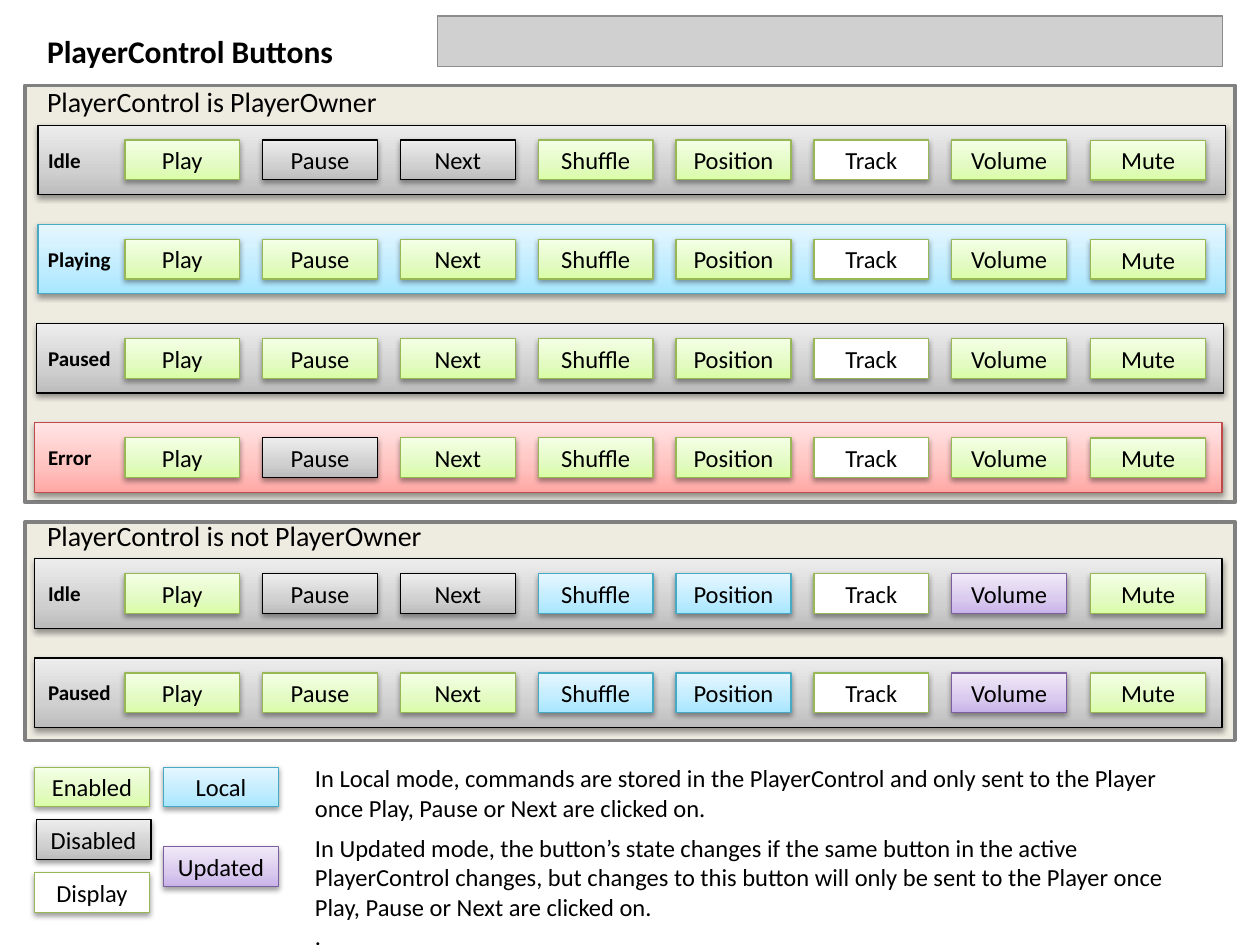
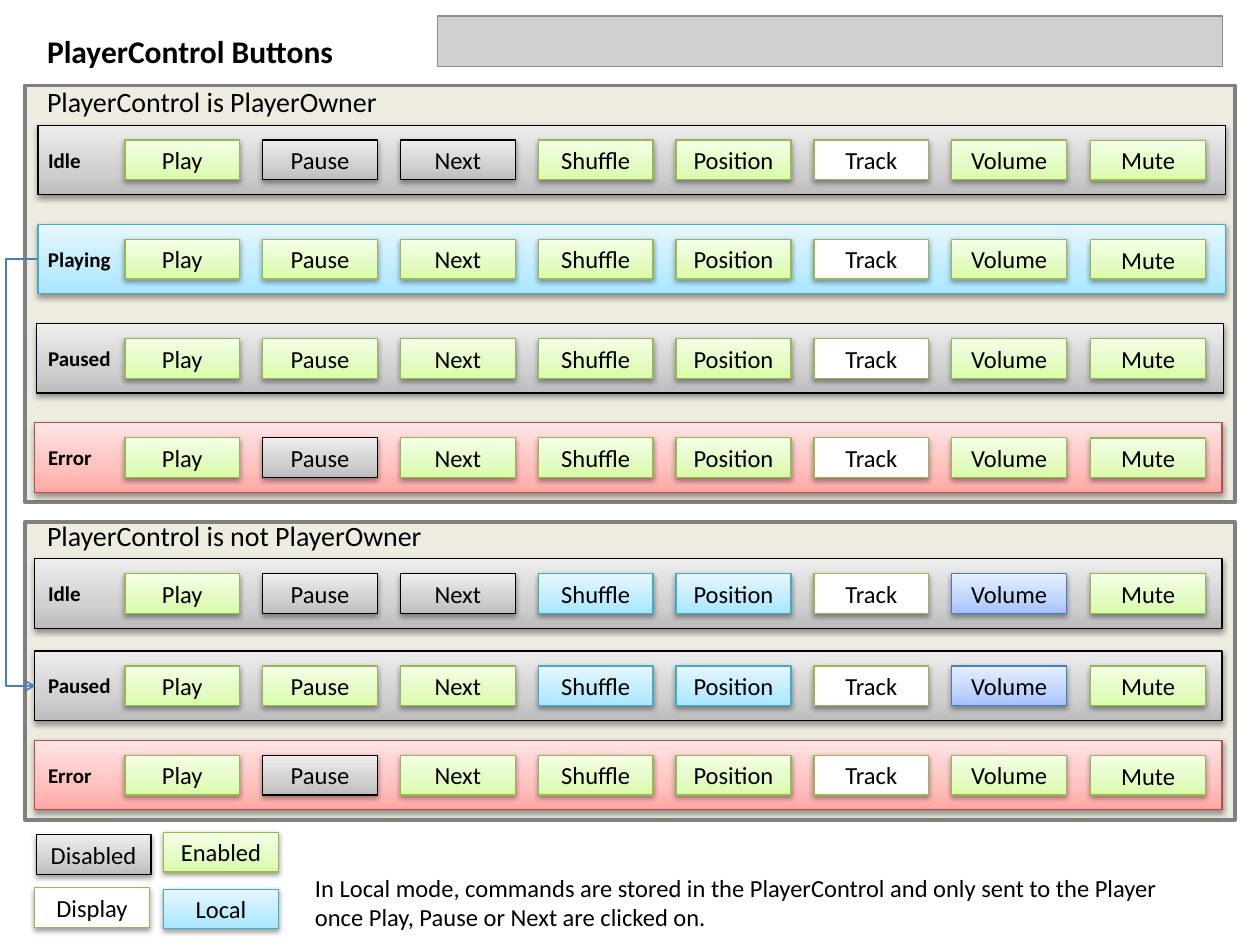
Before and after one commit to PeterHuberSg/MusicPlayer, a slide deck: slide 2 of Design.pptx. Drawn at 1260x945 pixels with LibreOffice and Linux fonts; fonts in the diff are those of the drawing; grey boxes stand for pictures. Boxes give left, top, right and bottom in pixels: in the first picture for what was removed or moved away, otherwise in the second. Text is boxed around its words. In the diff, an @@ line names an element or a change of style, - is before the commit and + after.

```diff
--- a/Design.pptx
+++ b/Design.pptx
@@ elbow arrow added from (38, 260) to (35, 685), #4B7EBC 1 pt @@
@@ rectangle: place and size @@
-rectangle at bbox=[25, 522, 1236, 740]
+rectangle at bbox=[25, 522, 1236, 819]
@@ rectangle "Volume" at bbox=[951, 573, 1066, 612]: fill gradient #C9B5E8 to #D8CBEE to #F0EAF9 to gradient #A4C4FF to #BFD4FF to #E6EEFF; outline #7D60A0 0.75 pt to #4B7EBC 0.75 pt @@
@@ 9 rectangles, 1 text: place and size @@
-9 rectangles, 1 text at bbox=[35, 658, 1222, 727]
+9 rectangles, 1 text at bbox=[35, 651, 1222, 721]
@@ rectangle "Volume" at bbox=[951, 667, 1066, 706]: fill gradient #C9B5E8 to #D8CBEE to #F0EAF9 to gradient #A4C4FF to #BFD4FF to #E6EEFF; outline #7D60A0 0.75 pt to #4B7EBC 0.75 pt @@
@@ rectangle added at bbox=[35, 741, 1222, 810], fill gradient #FFA6A5 to #FFC0BF to #FFE7E7, outline #BF4C48 0.75 pt @@
@@ text added at bbox=[48, 769, 92, 783], 12 pt, text #000000, bold @@
+Error
@@ rectangle added at bbox=[125, 755, 239, 794], fill gradient #DAFDA7 to #E4FCC2 to #F5FFE7, outline #98B955 0.75 pt, 14 pt, text #000000 @@
+Play
@@ rectangle added at bbox=[263, 755, 378, 794], fill gradient #BDBDBD to #D1D1D1 to #EEEEEE, outline #000000 0.75 pt, 14 pt, text #000000 @@
+Pause
@@ rectangle added at bbox=[401, 755, 515, 794], fill gradient #DAFDA7 to #E4FCC2 to #F5FFE7, outline #98B955 0.75 pt, 14 pt, text #000000 @@
+Next
@@ rectangle added at bbox=[538, 755, 653, 794], fill gradient #DAFDA7 to #E4FCC2 to #F5FFE7, outline #98B955 0.75 pt, 14 pt, text #000000 @@
+Shuffle
@@ rectangle added at bbox=[677, 755, 791, 794], fill gradient #DAFDA7 to #E4FCC2 to #F5FFE7, outline #98B955 0.75 pt, 14 pt, text #000000 @@
+Position
@@ rectangle added at bbox=[814, 755, 929, 794], fill #FFFFFF, outline #98B955 0.75 pt, 14 pt, text #000000 @@
+Track
@@ rectangle added at bbox=[951, 755, 1066, 794], fill gradient #DAFDA7 to #E4FCC2 to #F5FFE7, outline #98B955 0.75 pt, 14 pt, text #000000 @@
+Volume
@@ rectangle added at bbox=[1091, 756, 1206, 795], fill gradient #DAFDA7 to #E4FCC2 to #F5FFE7, outline #98B955 0.75 pt, 14 pt, text #000000 @@
+Mute
@@ rectangle "Disabled": place and size @@
-rectangle "Disabled" at bbox=[37, 820, 151, 859]
+rectangle "Disabled" at bbox=[37, 835, 151, 874]
@@ rectangle "Enabled": place and size @@
-rectangle "Enabled" at bbox=[35, 767, 150, 806]
+rectangle "Enabled" at bbox=[164, 833, 278, 872]
@@ rectangle removed at bbox=[164, 847, 278, 886] @@
-Updated
@@ text "In Local mode, commands are ...": place and size @@
-text "In Local mode, commands are ..." at bbox=[315, 770, 1156, 821]
+text "In Local mode, commands are ..." at bbox=[315, 880, 1156, 930]
@@ text removed at bbox=[315, 840, 1162, 920] @@
-In Updated mode, the button’s state changes if the same button in the active PlayerControl changes, but changes to this button will only be sent to the Player once Play, Pause or Next are clicked on.
-.
@@ rectangle "Display": place and size @@
-rectangle "Display" at bbox=[35, 873, 150, 912]
+rectangle "Display" at bbox=[35, 888, 150, 927]
@@ rectangle "Local": place and size @@
-rectangle "Local" at bbox=[164, 767, 278, 806]
+rectangle "Local" at bbox=[164, 890, 278, 929]
```
Also in this commit, not shown: 1 other slide changed, 1 slide added, 9 other files.
